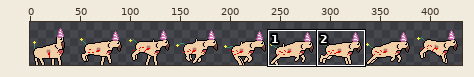
Sprite sheet, stored at First Day At The Dyrepark/ReddRudolf/Dog Sprites.png. The picture above shows the old version from afar; the outline marks the close-up.
Close-up. Before:
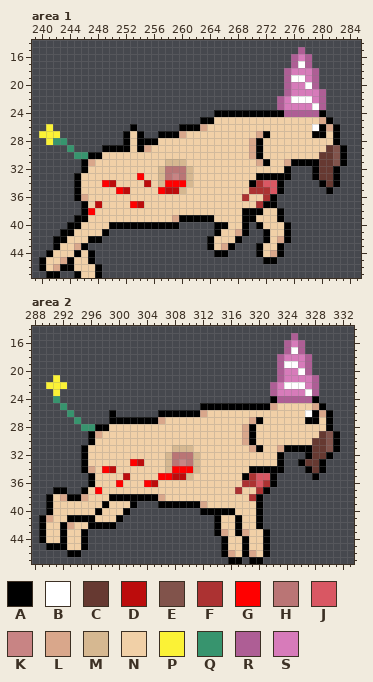
The file is 432x48 pixels. Colours within 5 levels of each other are drawn and written as one. Shown: area 1: x 239..285, y 14..47; area 2: x 288..333, y 14..47. The wide view leaves out empty margins. The commit also changed other parts of the picture, which this record leaves out.
Palette (. is transparent): A #000000  B #ffffff  C #663931  D #bc0c0c  E #81534b  F #ac3232  G #ff0000  H #ba7575  J #d95763  K #c88484  L #d9a78b  M #d6b891  N #f1d0a7  P #fbf236  Q #37946e  R #ae5e95  S #d77bba
Pixels before, area 1, first column x 240:
15 .....................................R......
16 ....................................RSR.....
17 ....................................RBR.....
18 ...................................RSSSR....
19 ...................................RBBSR....
20 ...................................RSSBR....
21 ...................................RSSSSR...
22 ..................................RSBBBSR...
23 ..................................RSSSSBR...
24 .........................AAAAAAAAAARRRRRA...
25 .......................AANNNNNNNNNNNNNNNLA..
26 .P...........A......AAALNNNNNNNNNNNNNNNBALA.
27 PPP.........ANA..AAALNNNNNNNNNNLANNNNNNAANA.
28 .PQQ........ANAAANNNNNNNNNNNNNLANNNNNNNNNNA.
29 ....Q....AAAANALNNNNNNNNNNNNNNLANNNNNNNNNCEA
30 .....QQAANNNNNNNNNNNNNNNNNNNNNLANNNNNNNNCCEA
31 ......ALNNNNNNNNNNMMMNNNNNNNNNNLANNLAAAACCEA
32 ......ANNNNNNNNNNMHHHMNNNNNNNNNNNNNA...ACCA.
33 .....ANNNNNNNNGNNMHKHMNNNNNNNNNAAAAA...ACCA.
34 .....ANNNGDNNNNDNMGGGMNNNNNNNNAFJJA.....ACA.
35 .....ANNNNNGDNNNNGDDMNNNNNNNNNFFFJA......A..
36 .....ALNNNNNNNNNNNNNNNNNNNNNNFNNFA..........
37 ......ANDNNNNGDNNNNNNNNNNNNNNNNFAA..........
38 ......AGNNNNNNNNNNNNNNNNNNNNNAAANNA.........
39 .....AANNNNNNNNNNNNLAAAAANNNNAANNNA.........
40 ....AANNNNAAAAAAAAAA.....AANNA.ANNNA........
41 ...AANNNNA...............ANNLA..ANNA........
42 ..AANNNAA...............ANNNA...ANLA........
43 ..ANNLA.................ANLA...ANNA.........
44 .ANNNANA.................AA....ANLA.........
45 ANNLANNA........................AA..........
46 ANLAANNNA...................................
47 .AA..ANNA...................................
Pixels before, area 2, first column x 289:
15 ....................................R......
16 ...................................RSR.....
17 ...................................RBR.....
18 ..................................RSSSR....
19 ..................................RBBSR....
20 ..................................RSSBR....
21 ..P...............................RSSSSR...
22 .PPP.............................RSBBBSR...
23 ..P..............................RSSSSBR...
24 ..Q..............................ARRRRRA...
25 ...Q...................AAAAAAAAAALNNNNNLA..
26 ....Q.....A......AAAAAALNNNNNNNNNNNNNNBALA.
27 .....Q....AAAAAAALNNNNNNNNNNNNLANNNNNNAANA.
28 ......QQAANNNNNNNNNNNNNNNNNNNLANNNNNNNNNNA.
29 .......ALNNNNNNNNNNNNNNNNNNNNLANNNNNNNNNCEA
30 .......ANNNNNNNNNNNNNNNNNNNNNLANNNNNNNNCCEA
31 ......ANNNNNNNNNNNNMMMNNNNNNNNLANNLAAAACCEA
32 ......ANNNNNNNNNNNMHHHMNNNNNNNNNNNA...ACCA.
33 ......ANNNNNNGDNNNMHKHMNNNNNNNNNNNA..ACCA..
34 ......ALNGDNNNNNNNMGGGMNNNNNNNAAAAA...ACA..
35 .......ANNNNDNNNNGGDDMNNNNNNNAFJJA.....A...
36 .......ANNNGNNNGDNNNNNNNNNNNNFFJFA.........
37 ..AA..ANGNNNNNNNNNNNNNNNNNNNFNNFA..........
38 .ANLAALNNNAAAAAAALNNNNNNNNNNNNFA...........
39 .ANNNNNNNANNNA...AAAAAALNNNNNNNA...........
40 .ANNNNNNANNNA..........AAAAANNNA...........
41 ALNNAAAANNNA.............ANNANNA...........
42 ANNALNNAAAA..............ANNANNA...........
43 ANNANNA..................ALNALNNA..........
44 ANNANNA...................ANNANNA..........
45 .AAANNA...................ANNANNA..........
46 ....AA....................ALNALNA..........
47 ...........................AA.AA...........
The result:
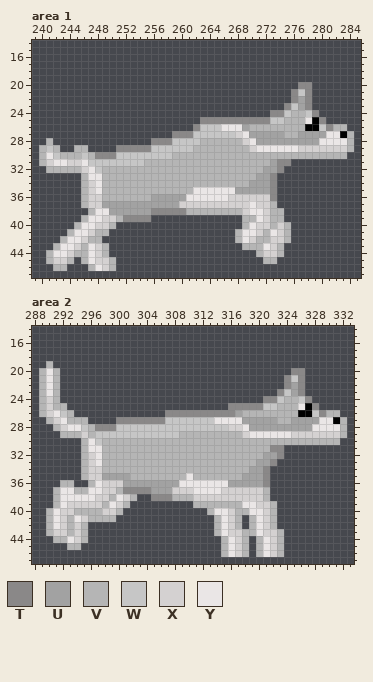
Colours new in this view: T #8a8888  U #a2a2a2  V #b5b5b5  W #c6c6c6  X #d4d1d1  Y #eae6e6
Difference:
Changed rows in their new state; - is an unchanged pixel.
Area 1:
first column x 240:
15 -------------------------------------.-------
16 ------------------------------------...------
17 ------------------------------------...------
18 -----------------------------------.....-----
19 -----------------------------------.....-----
20 -----------------------------------..TT.-----
21 -----------------------------------.TWT..----
22 ----------------------------------..TUT..----
23 ----------------------------------.TWUT..----
24 -------------------------........TTWVVWT.----
25 -----------------------TTTTTTTTTTWWVVVYAT.---
26 -.-----------.------..TWWWYYYUVVVVVVVVAAWTVV-
27 ...---------...--..TTTWWWWWWXYUUUUUVVUUUUYYAV
28 -V..--------....TTTWWWWVVVVVVXYUUUUUUUUUYYYYV
29 VWV-.VV--..TTTTTWWWWWWVVVVVVVVXYYYYYYXXXXXXXV
30 VYWVVVWVTTTWWWWWWWWVVVVVVVVVVVVVVVVVVVVVVVVV-
31 VXYYXXYWWWWWWWWVVVVVVVVVVVVVVVVVVUTT........-
32 -VVVVVXYWVVVVVVVVVVVVVVVVVVVVVVVUUT.---....--
33 -----.VYYVVVVVVVVVVVVVVVVVVVVVVUUT..---....--
34 -----.VXYVVVVVVVVVVVVVVVVVVVVVUUUT.-----...--
35 -----.VXYVVVVVVVVVVVVVYYYYYYUUUUUT.------.---
36 -----.VXXVVVVVVVUUUUUYYYYYYXXXXXXT-----------
37 ------VXXUUUUUUUUUUUXXXXXXXXXXYXXV-----------
38 ------.VYYUUUUUUTTTTTVVVVVVVVXYYXVV----------
39 -----.VYYXXVTTTT.............VVYXVV----------
40 ----.VYYXXV.........-----....VYXXVXV---------
41 ---.VYYXVV---------------...VYYXVYXV---------
42 --.VYYXVV---------------....VYXVVXXV---------
43 --VYYXVYXV--------------....-VVVYXV----------
44 -VYYXVVYXV---------------..----VXXV----------
45 .VXXV.VYXXV---------------------VV-----------
46 ..VV...VYXV----------------------------------
47 -..--....------------------------------------
Area 2:
first column x 289:
15 ------------------------------------.-------
16 -----------------------------------...------
17 -----------------------------------...------
18 ----------------------------------.....-----
19 -V--------------------------------.....-----
20 VYV-------------------------------..TT.-----
21 VYV-------------------------------.TWT..----
22 VYV.-----------------------------..TUT..----
23 VYV------------------------------.TWUT..----
24 VXV-----------------------------TTWVVWT.----
25 VXVV-------------------....TTTTTWWVVVYAT.---
26 VXYWV-----.------.TTTTTTTTTTUVVVVVVVVAAWTVV-
27 -VXYVVV---.TTTTTTTWWWWWWWYYYYUUUUUVVUUUUYYAV
28 --VXYYWVTTTWWWWWWWWWWWWWWWWXXYUUUUUUUUUYYYYV
29 ---VVVXVWWWWWWWWWWWWVVVVVVVVVXYYYYYYXXXXXXXV
30 ------VYWVVVVVVVVVVVVVVVVVVVVVVVVVVVVVVVVVV-
31 ------VYYVVVVVVVVVVVVVVVVVVVVVVVVTT........-
32 ------VXYVVVVVVVVVVVVVVVVVVVVVVVUUT---....--
33 ------VXYVVVVVVVVVVVVVVVVVVVVVVUUT.--....---
34 ------VXXVVVVVVVVVVVVVVVVVVVVVUUT..---...---
35 ------VXXUUUUVVVVVVVVYVVVVVVVUUUT.-----.----
36 ---VV--VYXXXUUUUUUUUYYYYYYYUUUUUT.----------
37 --VYYVVYYXXVTTTTUUUXXXYYYYXXXXXXV-----------
38 -.VYYYYYXXVYXV..TTTVVVXXXXXXXXXXV-----------
39 -.VYXXXXXVYXV.---.....VVVVVVVYYXXV----------
40 -VYXXVVVVXXV.----------.VYYXVVYYXV----------
41 .VYXVYXVVVV.-------------VYXV.VYXV----------
42 .VYXVXV....--------------VYXV.VYXV----------
43 .VXXVXV------------------VYXXVVYXXV---------
44 ..VVYXV-------------------VYXV.VYXV---------
45 -...VV.-------------------VYXV.VYXV---------
46 ----..--------------------VYXV.VYXV---------
47 ---------------------------..-..------------
